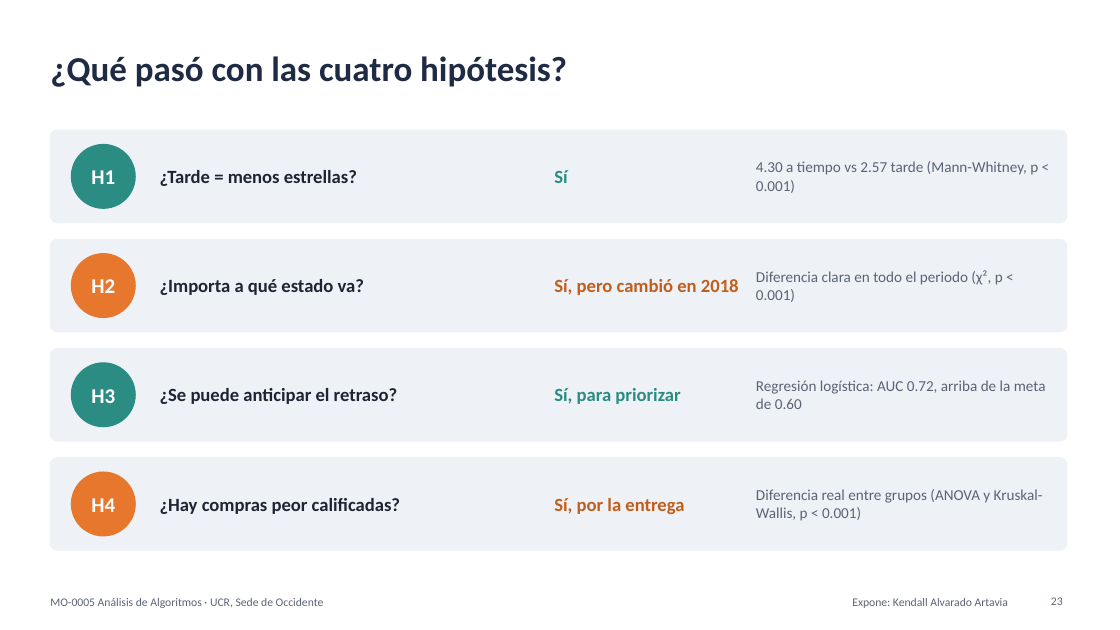
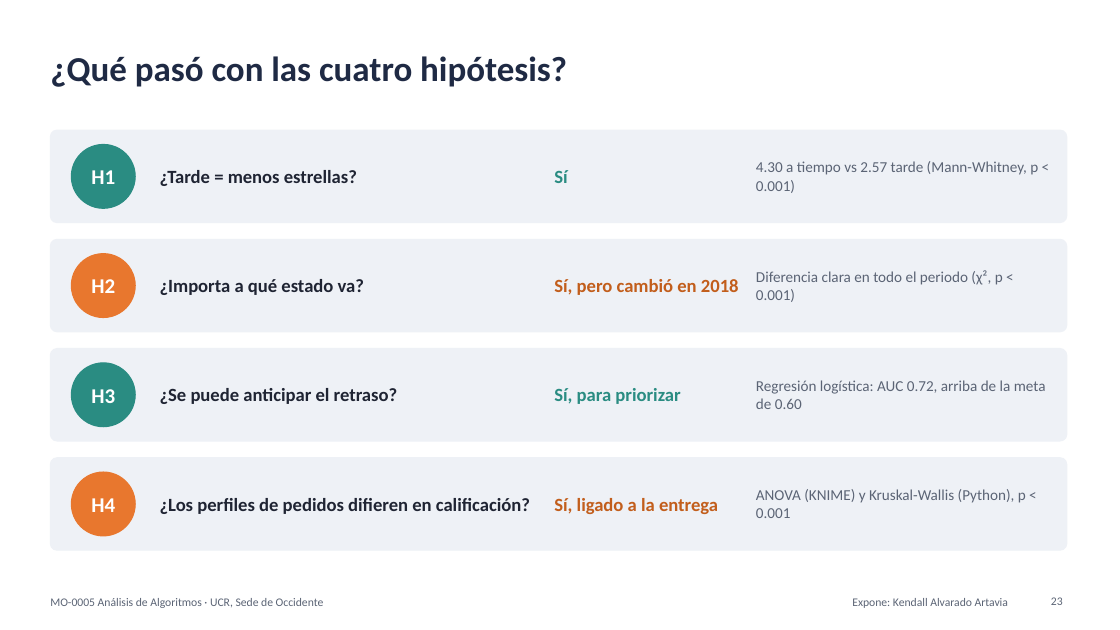
Before and after one commit to FerretoDev/mo0005-ecommerce-ml, a slide deck: slide 23 of presentacion/presentacion.pptx. Drawn at 1120x630 pixels with LibreOffice and Linux fonts; fonts in the diff are those of the drawing. Boxes give left, top, right and bottom in pixels: in the first picture for what was removed or moved away, otherwise in the second. Text is boxed around its words. In the diff, an @@ line names an element or a change of style, - is before the commit and + after.

```diff
--- a/presentacion/presentacion.pptx
+++ b/presentacion/presentacion.pptx
@@ text at bbox=[160, 498, 530, 514]: text changed @@
-¿Hay compras peor calificadas?
+¿Los perfiles de pedidos difieren en calificación?
@@ text at bbox=[554, 498, 718, 514]: text changed @@
-Sí, por la entrega
+Sí, ligado a la entrega
@@ text at bbox=[756, 489, 1026, 518]: text changed @@
-Diferencia real entre grupos (ANOVA y Kruskal-Wallis, p < 0.001)
+ANOVA (KNIME) y Kruskal-Wallis (Python), p < 0.001
```
Also in this commit, not shown: 7 other slides changed, 3 other files.
